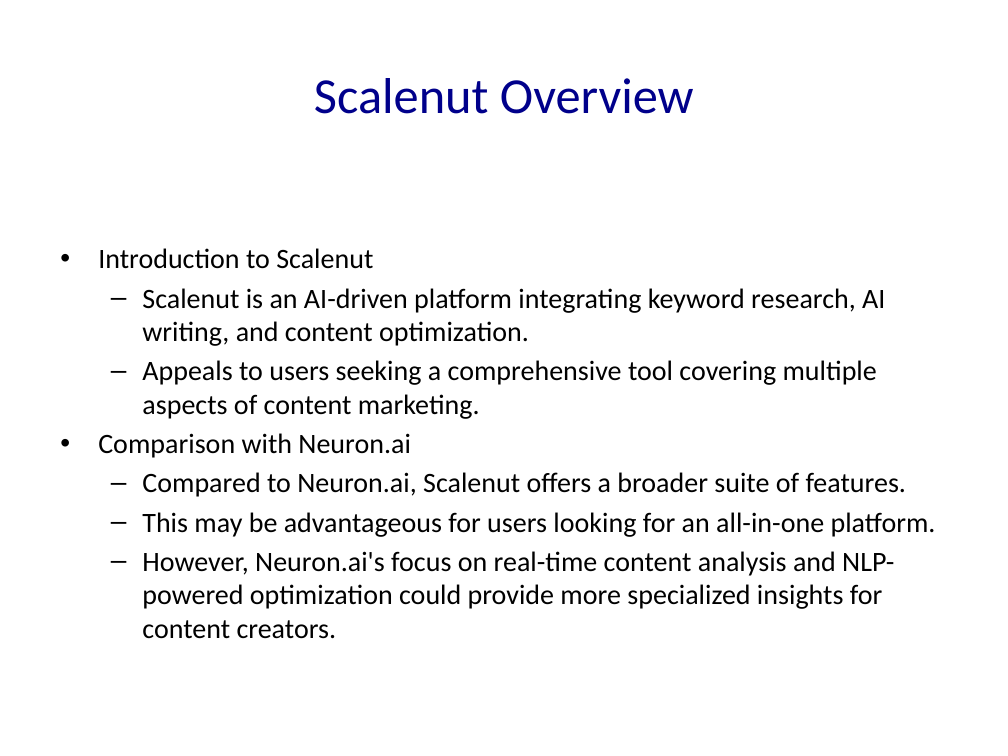
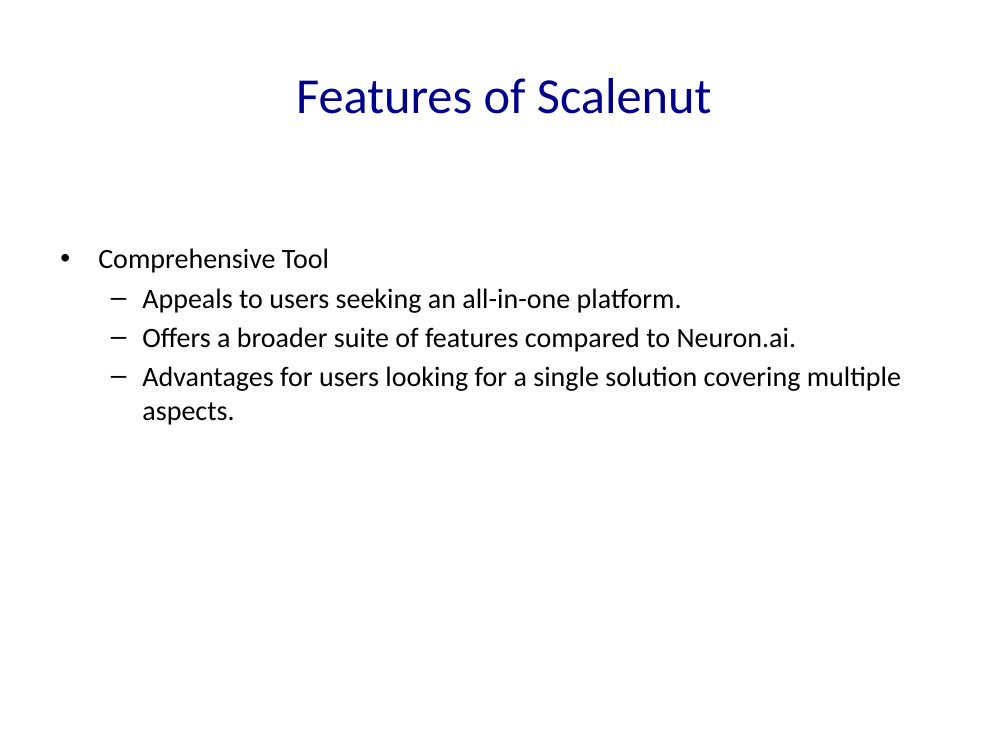
Before and after one commit to Frank-Gu-81/slides_autogeneration, a slide deck: slide 50 of Neuron_Solutions_Presentation.pptx (slide 36 before the commit). Drawn at 1008x756 pixels with LibreOffice and Linux fonts; fonts in the diff are those of the drawing. Boxes give left, top, right and bottom in pixels: in the first picture for what was removed or moved away, otherwise in the second. Text is boxed around its words. In the diff, an @@ line names an element or a change of style, - is before the commit and + after.

```diff
--- a/Neuron_Solutions_Presentation.pptx
+++ b/Neuron_Solutions_Presentation.pptx
@@ title at (x1=296, y1=78, x2=712, y2=114): text changed @@
-Scalenut Overview
+Features of Scalenut
@@ text at (x1=98, y1=248, x2=901, y2=425): text changed @@
-• Introduction to Scalenut
-  – Scalenut is an AI-driven platform integrating keyword research, AI writing, and content optimization.
-  – Appeals to users seeking a comprehensive tool covering multiple aspects of content marketing.
-• Comparison with Neuron.ai
-  – Compared to Neuron.ai, Scalenut offers a broader suite of features.
-  – This may be advantageous for users looking for an all-in-one platform.
-  – However, Neuron.ai's focus on real-time content analysis and NLP-powered optimization could provide more specialized insights for content creators.
+• Comprehensive Tool
+  – Appeals to users seeking an all-in-one platform.
+  – Offers a broader suite of features compared to Neuron.ai.
+  – Advantages for users looking for a single solution covering multiple aspects.
```
Also in this commit, not shown: 50 other slides changed, 22 slides added, 4 slides removed, 9 other files.
